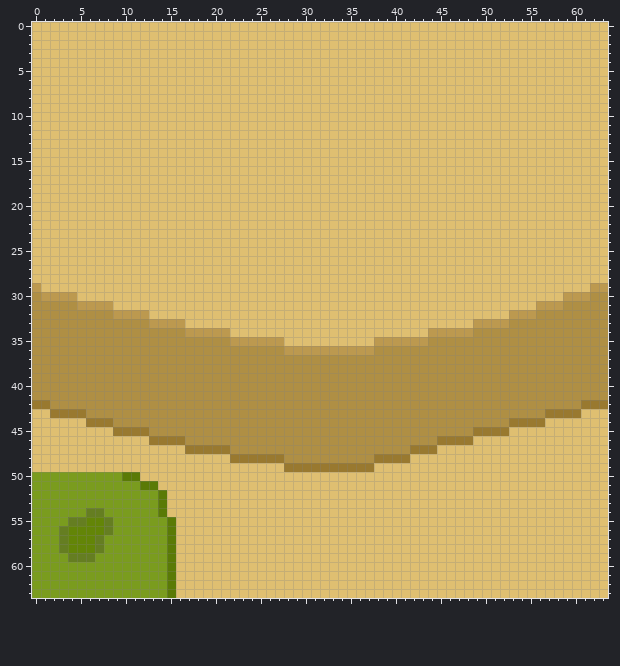
Pixel-art sprite, stored at pygameproj/tiles/flippedcorneroppositegrassspriteverticalf.png. Above is the file before it was changed.
The file is 64x64 pixels.
The same view after the edit:
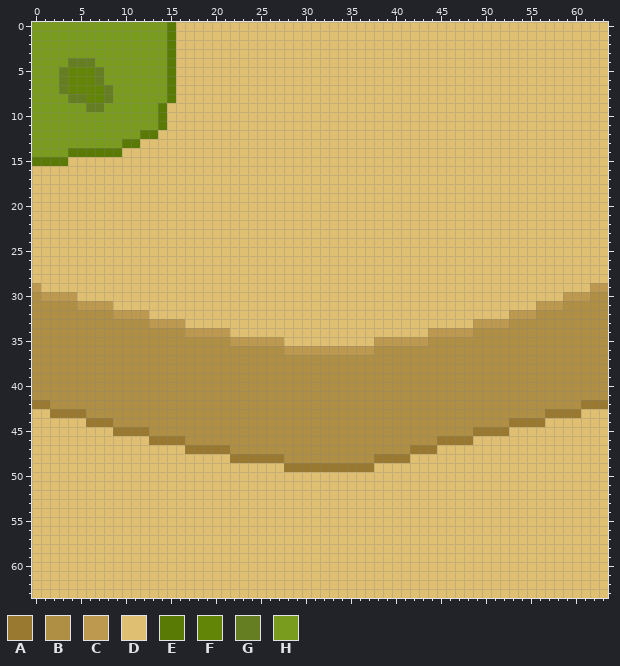
Palette (. is transparent): A #99792f  B #af8f44  C #bc994f  D #dfbf71  E #5a7a06  F #638507  G #657e21  H #7a9c1e
What changed:
Changed rows in their new state; - is an unchanged pixel.
first column x 0:
 0 HHHHHHHHHHHHHHHE
 1 HHHHHHHHHHHHHHHE
 2 HHHHHHHHHHHHHHHE
 3 HHHHHHHHHHHHHHHE
 4 HHHHGGGHHHHHHHHE
 5 HHHGFFFGHHHHHHHE
 6 HHHGFFFGHHHHHHHE
 7 HHHGFFFFGHHHHHHE
 8 HHHHGGFFGHHHHHHE
 9 HHHHHHGGHHHHHHE-
10 HHHHHHHHHHHHHHE-
11 HHHHHHHHHHHHHHE-
12 HHHHHHHHHHHHEE--
13 HHHHHHHHHHEE----
14 HHHHEEEEEE------
15 EEEE------------
first column x 0:
50 DDDDDDDDDDDD----
51 DDDDDDDDDDDDDD--
52 DDDDDDDDDDDDDDD-
53 DDDDDDDDDDDDDDD-
54 DDDDDDDDDDDDDDD-
55 DDDDDDDDDDDDDDDD
56 DDDDDDDDDDDDDDDD
57 DDDDDDDDDDDDDDDD
58 DDDDDDDDDDDDDDDD
59 DDDDDDDDDDDDDDDD
60 DDDDDDDDDDDDDDDD
61 DDDDDDDDDDDDDDDD
62 DDDDDDDDDDDDDDDD
63 DDDDDDDDDDDDDDDD
Where, in picture pixels (left, top, right, bottom), the same in both pictures:
changed: (32, 22, 176, 166)
changed: (32, 472, 176, 598)
